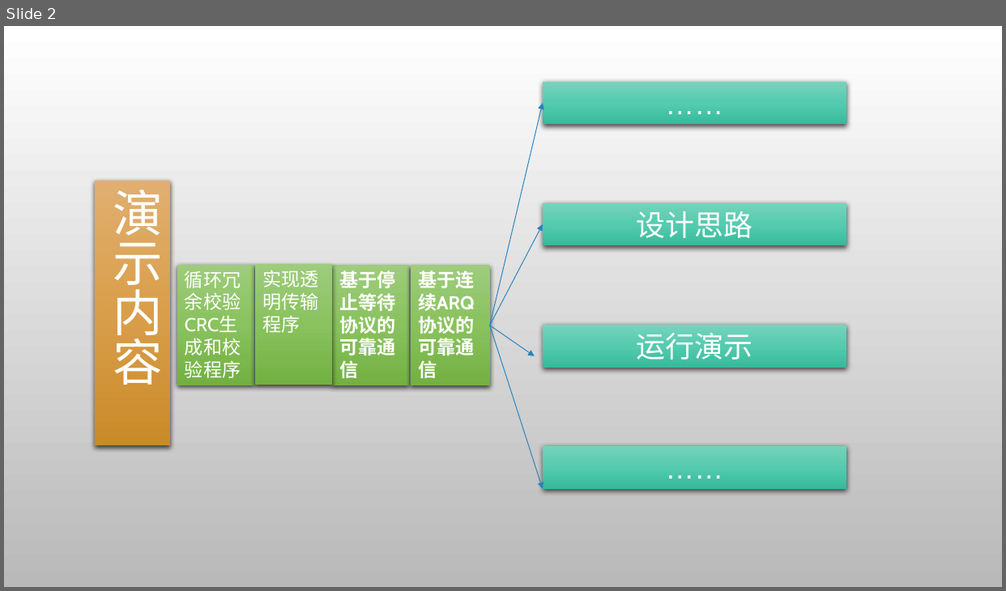
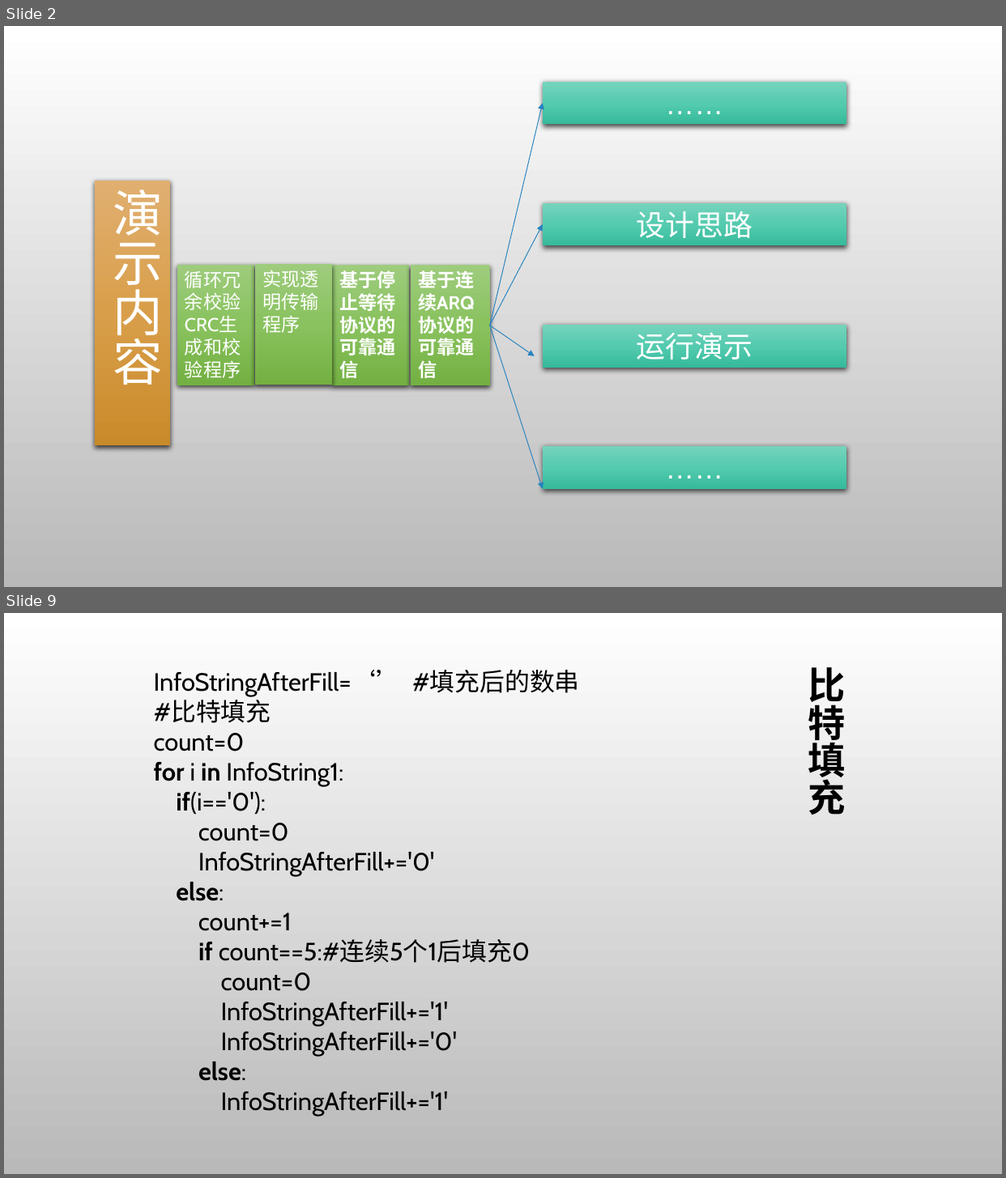
Before and after one commit to gcrth/computer_network, a slide deck: chapter3/ppt/ppt-chapter3.pptx. Shown one above the other, each under a label of ours: slide 2 before the commit, slides 2 and 9 after it; the slides between them are not shown. The pictures are 1006x591 and 1006x1178 pixels, drawn with LibreOffice and Linux fonts; fonts in the diff are those of the drawing; background and template pictures are left out. Boxes give left, top, right and bottom in pixels: in the first picture for what was removed or moved away, otherwise in the second. Text is boxed around its words. In the diff, an @@ line names an element or a change of style, - is before the commit and + after.

```diff
--- a/chapter3/ppt/ppt-chapter3.pptx
+++ b/chapter3/ppt/ppt-chapter3.pptx
@@ slide 9 added at (4, 613, 1002, 1174), background picture (left out) @@
@@ text added at (154, 670, 579, 1116), 24 pt, text #000000 @@
+InfoStringAfterFill=‘’ #填充后的数串
+#比特填充
+count=0
+for i in InfoString1:
+if(i=='0'):
+count=0
+InfoStringAfterFill+='0'
+else:
+count+=1
+if count==5:#连续5个1后填充0
+count=0
+InfoStringAfterFill+='1'
+InfoStringAfterFill+='0'
+else:
+InfoStringAfterFill+='1'
@@ title added at (808, 667, 846, 815), 36 pt, text #000000, bold @@
+比特填充
```
Also in this commit, not shown: 2 slides changed, 27 other slides added, 2 slides removed.
